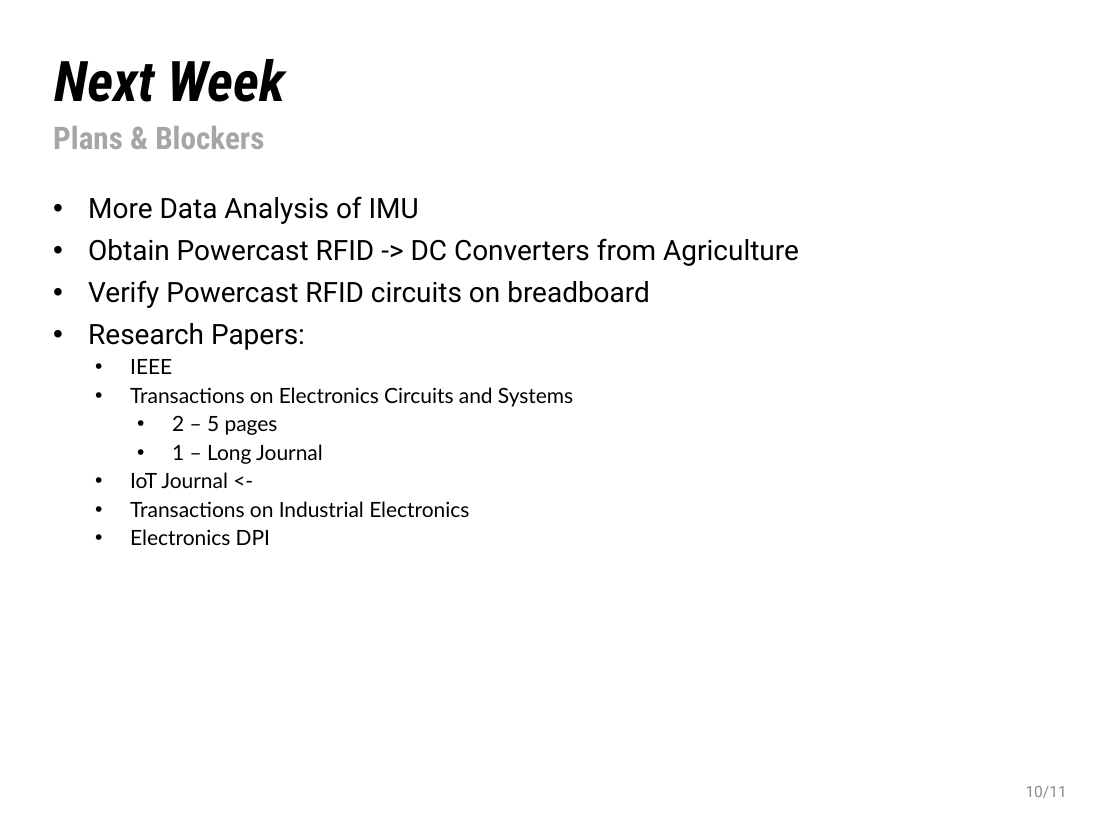
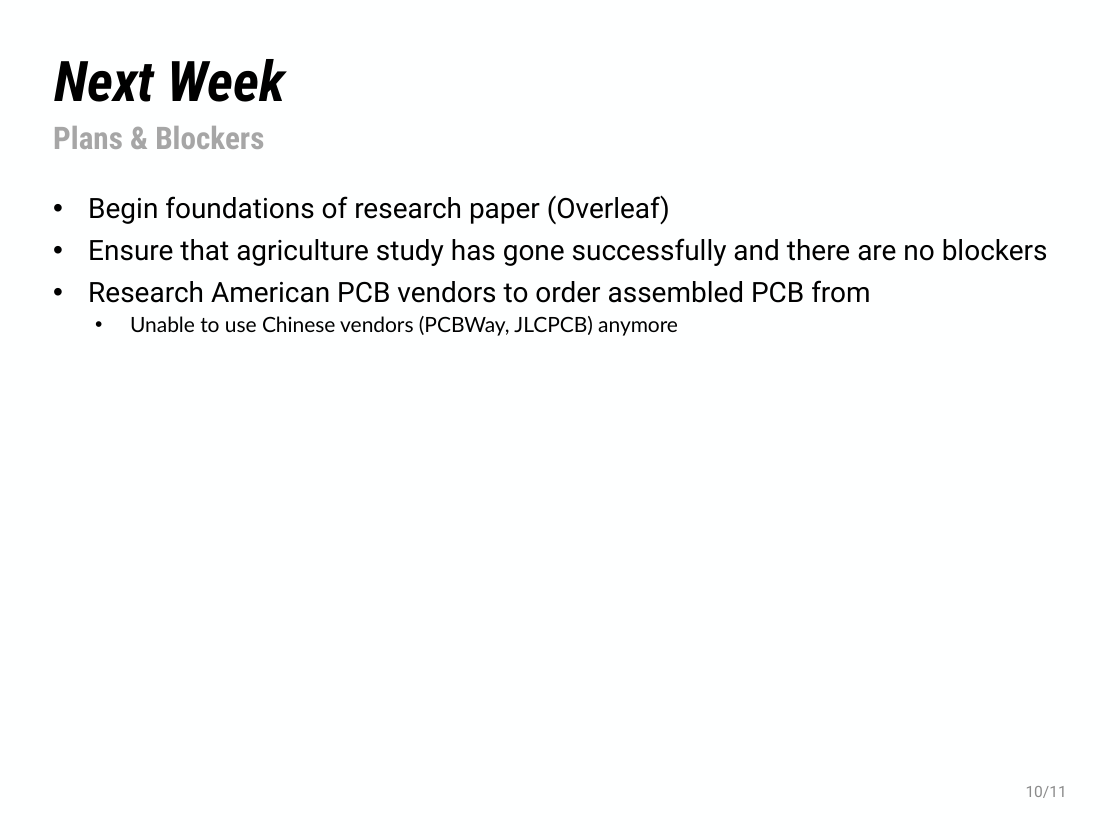
Before and after one commit to NHuang58/Biomedical_Device_PCB, a slide deck: slide 8 of Documentation/Slides/Week_21.pptx (slide 3 before the commit). Drawn at 1120x840 pixels with LibreOffice and Linux fonts; fonts in the diff are those of the drawing; background and template pictures are left out. Boxes give left, top, right and bottom in pixels: in the first picture for what was removed or moved away, otherwise in the second. Text is boxed around its words. In the diff, an @@ line names an element or a change of style, - is before the commit and + after.

Commit message:
Week 4

```diff
--- a/Documentation/Slides/Week_21.pptx
+++ b/Documentation/Slides/Week_21.pptx
@@ text at bbox=[88, 195, 1048, 336]: text changed; size 13.5 to 18 pt; font Lato to Roboto @@
-• More Data Analysis of IMU
-• Obtain Powercast RFID -> DC Converters from Agriculture
-• Verify Powercast RFID circuits on breadboard
-• Research Papers:
-  • IEEE
-  • Transactions on Electronics Circuits and Systems
-    • 2 – 5 pages
-    • 1 – Long Journal
-  • IoT Journal <-
-  • Transactions on Industrial Electronics
-  • Electronics DPI
+• Begin foundations of research paper (Overleaf)
+• Ensure that agriculture study has gone successfully and there are no blockers
+• Research American PCB vendors to order assembled PCB from
+  • Unable to use Chinese vendors (PCBWay, JLCPCB) anymore
```
Also in this commit, not shown: 2 other slides changed, 6 slides added, 5 other files.
